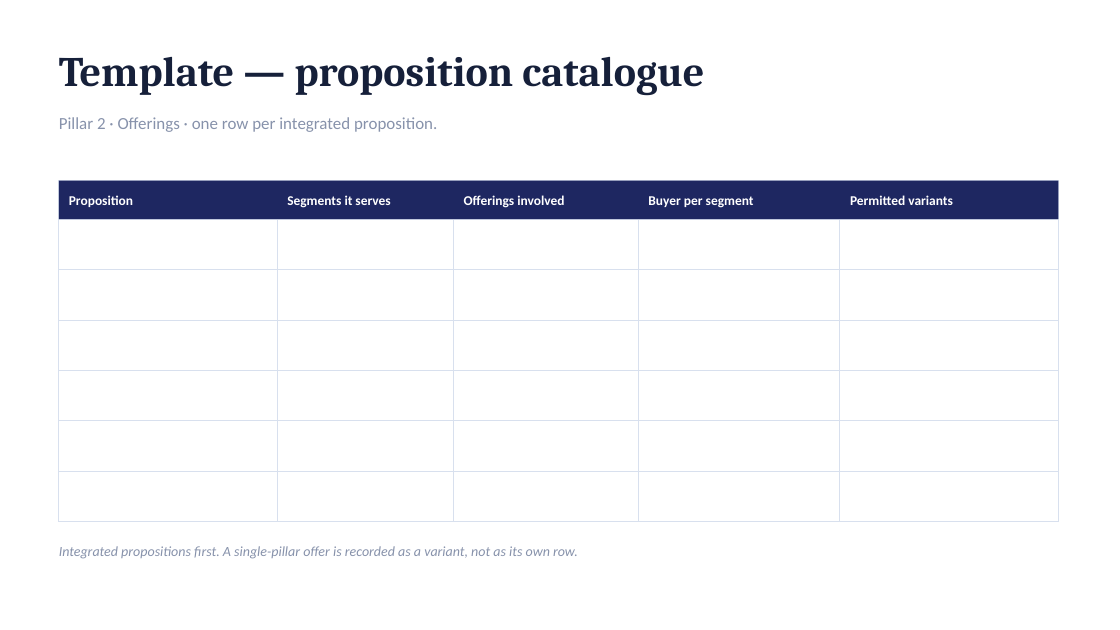
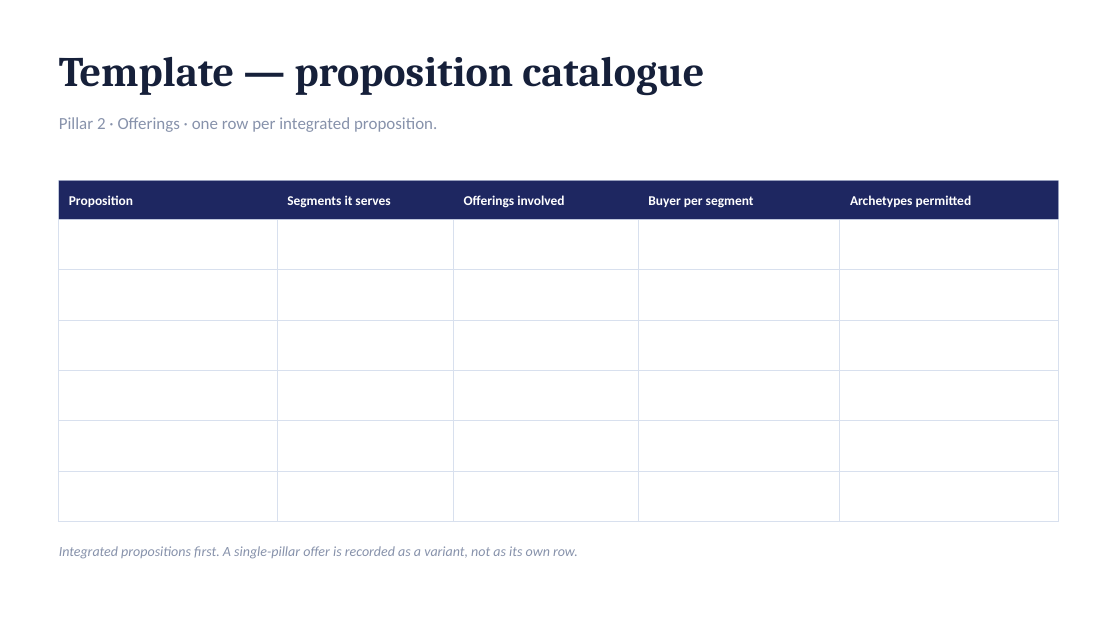
Before and after one commit to dhajjar-cyber/bae, a slide deck: slide 35 of FSI strategy/EAI&D-FSI-Strategy-Development-Plan.pptx. Drawn at 1120x630 pixels with LibreOffice and Linux fonts; fonts in the diff are those of the drawing. Boxes give left, top, right and bottom in pixels: in the first picture for what was removed or moved away, otherwise in the second. Text is boxed around its words. In the diff, an @@ line names an element or a change of style, - is before the commit and + after.

```diff
--- a/FSI strategy/EAI&D-FSI-Strategy-Development-Plan.pptx
+++ b/FSI strategy/EAI&D-FSI-Strategy-Development-Plan.pptx
@@ table at <box>59,181,1059,265</box> @@
-row 1, column 5: Permitted variants
+row 1, column 5: Archetypes permitted
@@ text at <box>848,195,974,207</box>: text changed @@
-Permitted variants
+Archetypes permitted
```
Also in this commit, not shown: 5 other slides changed, 2 other files.
